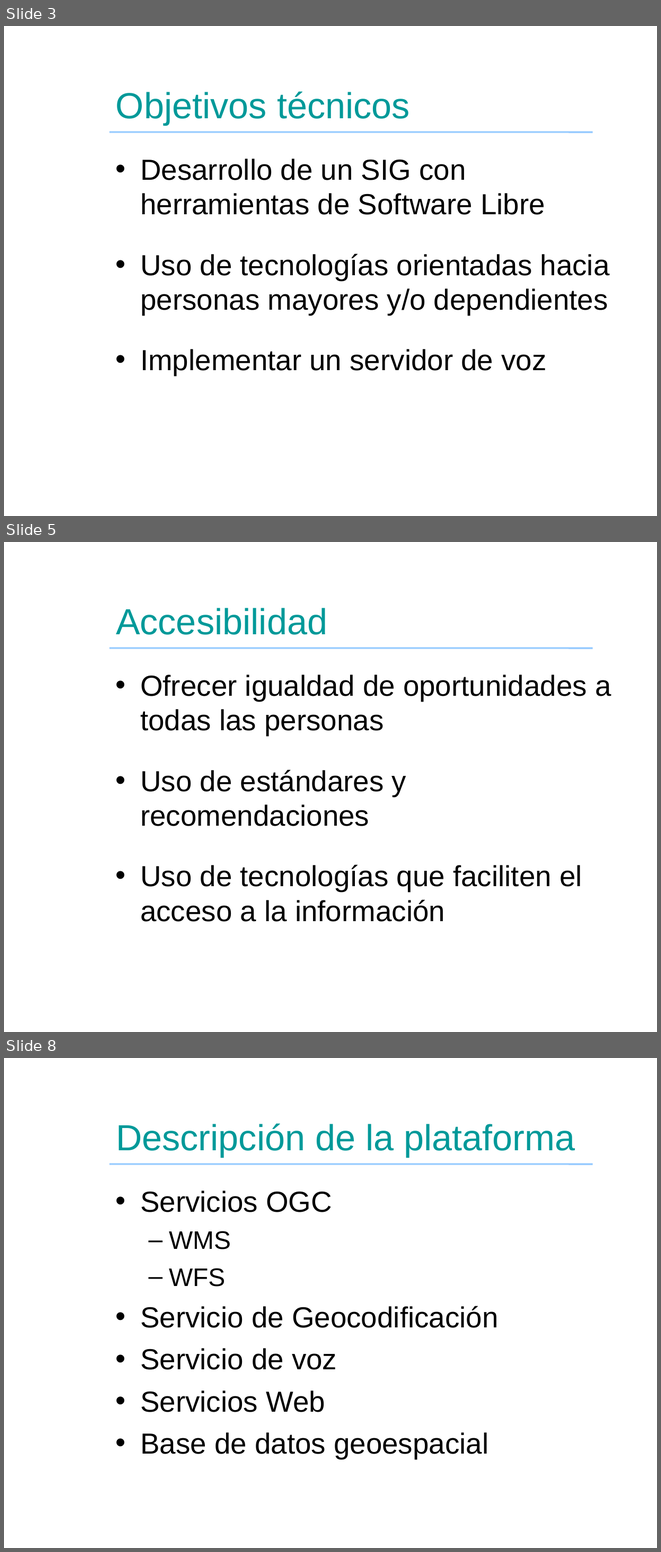
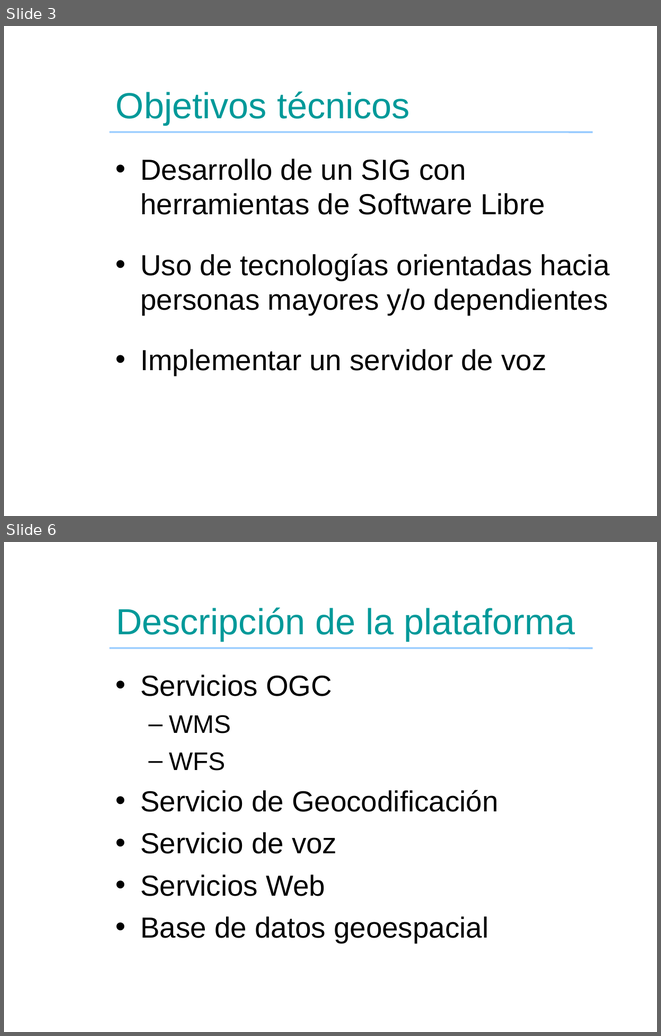
Before and after one commit to dsthode/pfc, a slide deck: presentacion.odp. Shown one above the other, each under a label of ours: slides 3, 5 and 8 before the commit, slides 3 and 6 after it; the slides between them are not shown. The pictures are 661x1552 and 661x1036 pixels, drawn with LibreOffice and Linux fonts; fonts in the diff are those of the drawing; background and template pictures are left out. Boxes give left, top, right and bottom in pixels: in the first picture for what was removed or moved away, otherwise in the second. Text is boxed around its words. In the diff, an @@ line names an element or a change of style, - is before the commit and + after.

```diff
--- a/presentacion.odp
+++ b/presentacion.odp
@@ slide 5 removed at bbox=[4, 542, 657, 1032], background picture (left out) @@
@@ title removed at bbox=[116, 608, 327, 635] @@
-Accesibilidad
@@ line removed from (109, 648) to (593, 648) @@
@@ text removed at bbox=[140, 674, 611, 921] @@
-• Ofrecer igualdad de oportunidades a todas las personas
-• Uso de estándares y recomendaciones
-• Uso de tecnologías que faciliten el acceso a la información
@@ what was slide 8 is now slide 6 @@
```
Also in this commit, not shown: 3 slides changed, 1 other slide removed, 1 other file.
